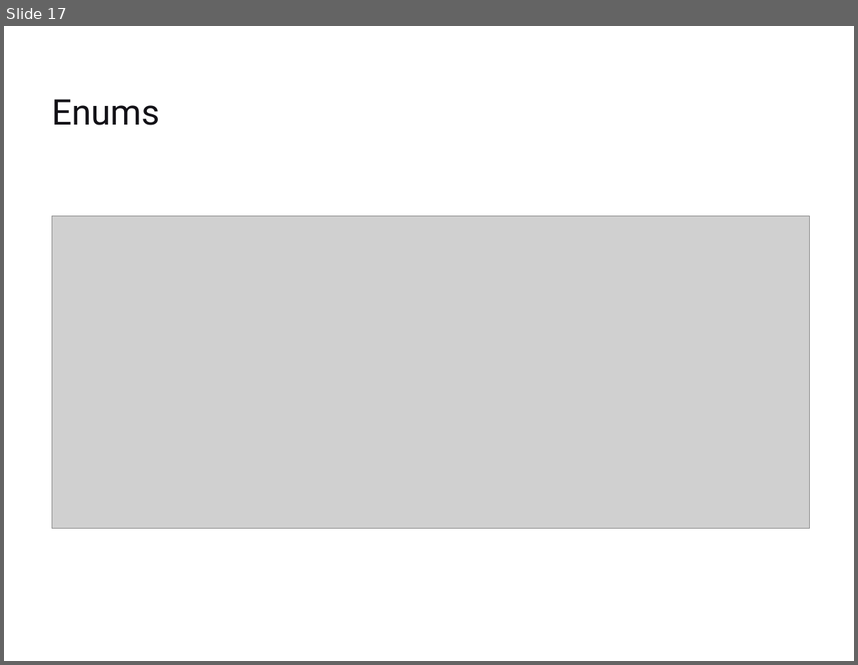
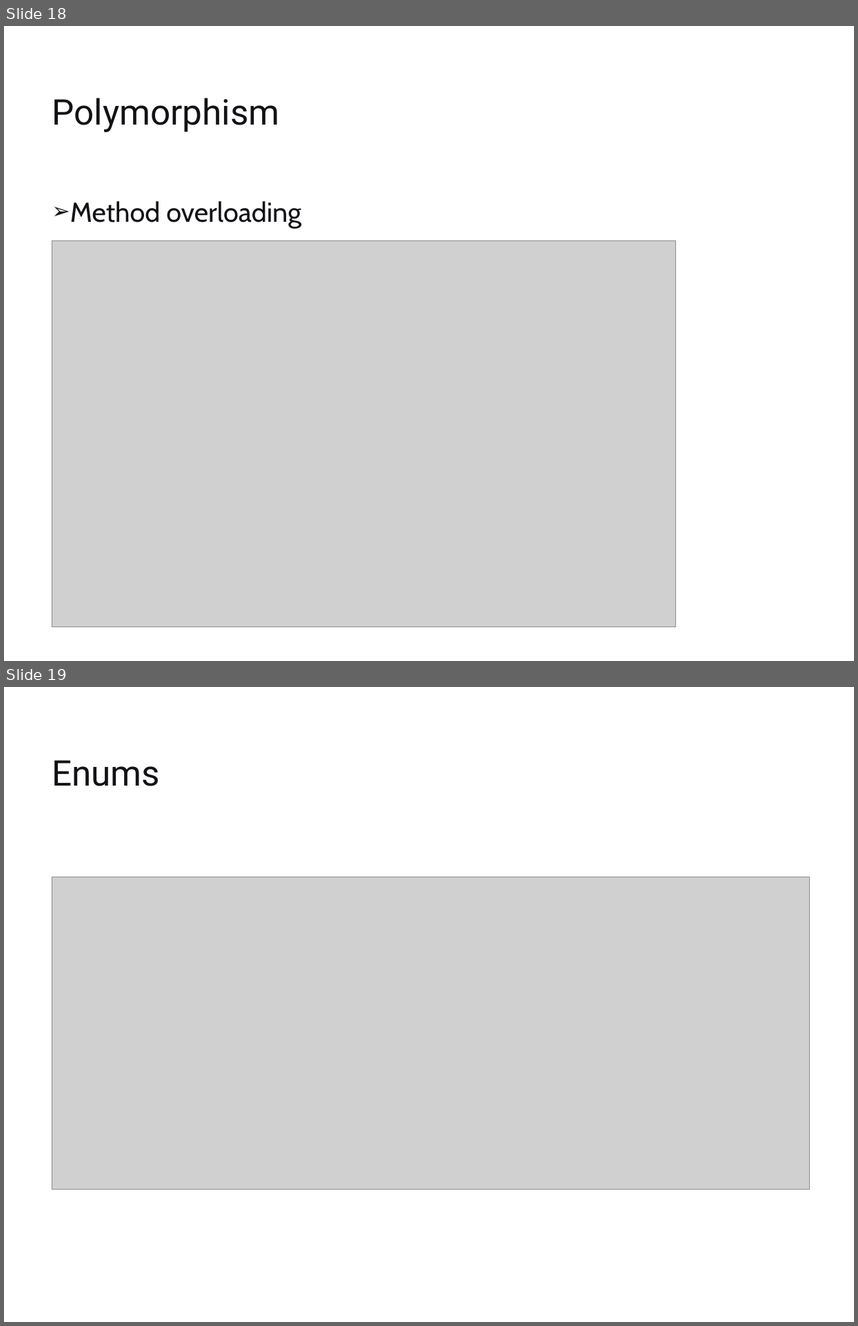
Before and after one commit to sintu-patel/typescript-excercise, a slide deck: docs/Type_script_SapientRazorfish.pptx. Shown one above the other, each under a label of ours: slide 17 before the commit, slides 18 and 19 after it. The pictures are 858x665 and 858x1326 pixels, drawn with LibreOffice and Linux fonts; fonts in the diff are those of the drawing; grey boxes stand for pictures. Boxes give left, top, right and bottom in pixels: in the first picture for what was removed or moved away, otherwise in the second. Text is boxed around its words. In the diff, an @@ line names an element or a change of style, - is before the commit and + after.

```diff
--- a/docs/Type_script_SapientRazorfish.pptx
+++ b/docs/Type_script_SapientRazorfish.pptx
@@ slide 18 added at box(4, 26, 854, 661), background #FFFFFF @@
@@ title added at box(52, 98, 279, 132), 42.8 pt, text #121116 @@
+Polymorphism
@@ text added at box(70, 201, 301, 228), 33 pt, text #121116 @@
+➢ Method overloading
@@ picture added at box(52, 241, 675, 627) @@
@@ what was slide 17 is now slide 19 @@
```
Also in this commit, not shown: 1 slide changed, 1 other slide added, 1 slide removed, 8 other files.
